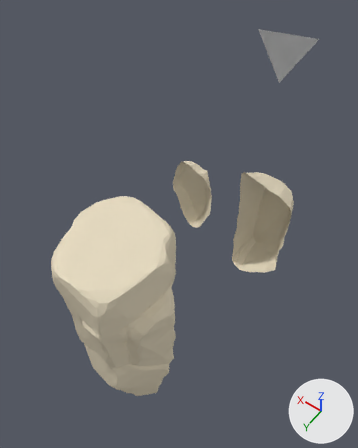
Renders of the Blender file Openhypt/OpenhyptProject/Assets/Structures/Rock Formations/BundleCliffsides.blend from each side of a commit.
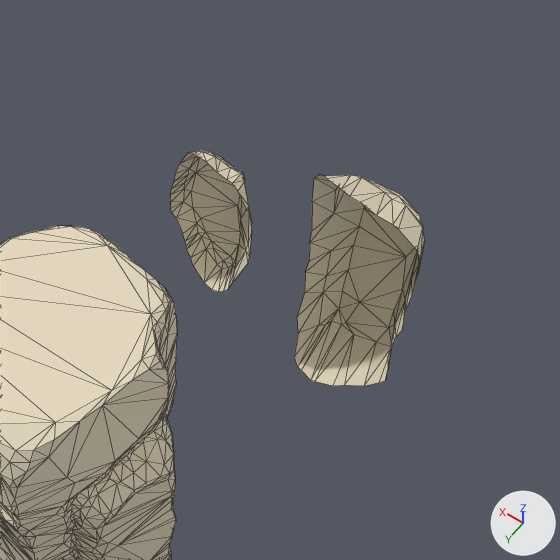
There are two pictures of each version: one whole from a 50 mm camera at (-4.18, 10.33, 7.22) aimed at (3.4, -0.28, -9.46), one close up on the part from 26% to 100% of the width and 20% to 79% of the height. Arrows for +X, +Y and +Z are at lower right; the lights stay in place. The close-ups show mesh edges as thin lines.

Objects in the first close-up: 'CliffPart1', 'CliffSPart1', 'CliffSPart2'.
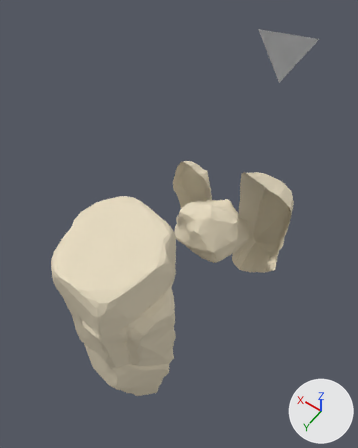
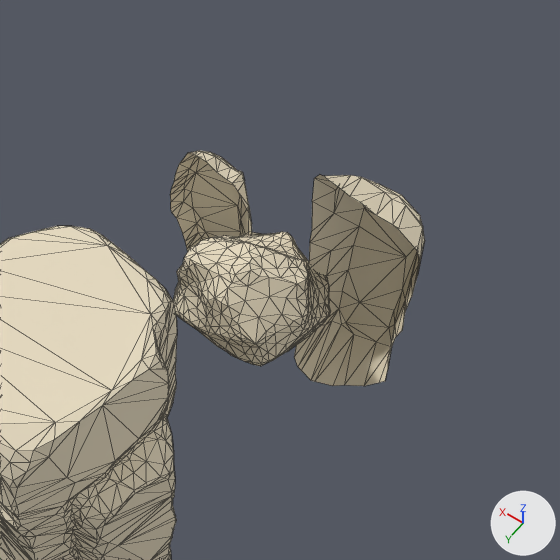
Changed parts and their boxes [x1, y1, x2, y2] in the close-ups (560 x 560 px):
'CliffPart2', shown (beige): after [173, 232, 331, 366]

What the commit changed:
Object 'CliffPart2' (ob_cliffpart2) is now shown.
